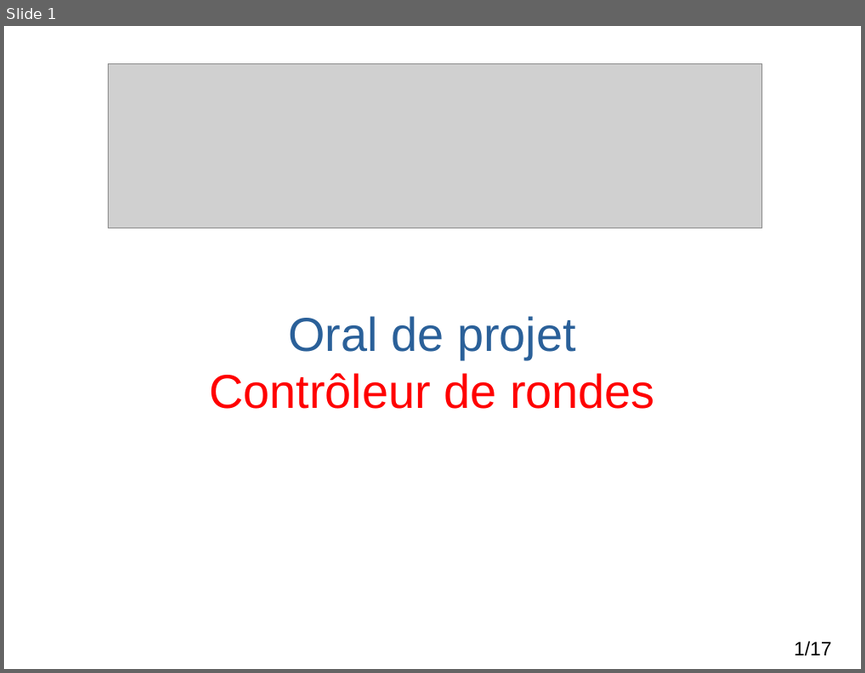
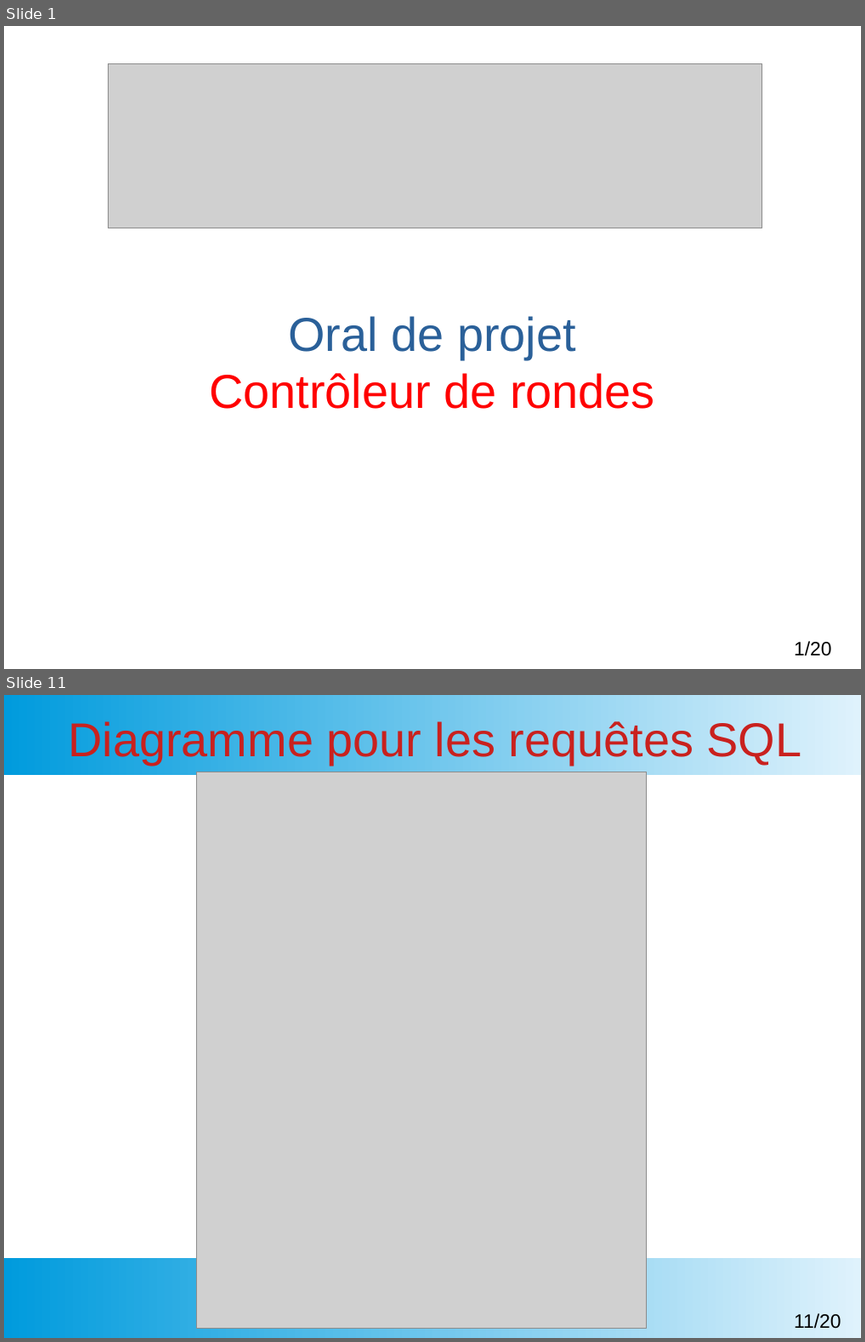
Before and after one commit to msoulard/ControleurDeRondes, a slide deck: Diapos/DiapoRevueFinal.odp. Shown one above the other, each under a label of ours: slide 1 before the commit, slides 1 and 11 after it; the slides between them are not shown. The pictures are 865x673 and 865x1342 pixels, drawn with LibreOffice and Linux fonts; fonts in the diff are those of the drawing; grey boxes stand for pictures; background and template pictures are left out. Boxes give left, top, right and bottom in pixels: in the first picture for what was removed or moved away, otherwise in the second. Text is boxed around its words. In the diff, an @@ line names an element or a change of style, - is before the commit and + after.

```diff
--- a/Diapos/DiapoRevueFinal.odp
+++ b/Diapos/DiapoRevueFinal.odp
@@ slide 11 added at <box>4,695,861,1338</box>, background #FFFFFF @@
@@ rectangle added at <box>4,695,861,775</box>, fill gradient #DFF2FC to #009BDD @@
@@ title added at <box>68,719,802,765</box>, 44 pt, text #C9211E @@
+Diagramme pour les requêtes SQL
@@ picture added at <box>197,771,647,1328</box> @@
@@ rectangle added at <box>4,1258,861,1338</box>, fill gradient #DFF2FC to #009BDD @@
@@ page number added at <box>794,1313,840,1328</box>, 18 pt, text #000000 @@
+11/20
@@ page number at <box>794,641,831,656</box>: text changed @@
-1/17
+1/20
```
Also in this commit, not shown: 8 slides changed, 3 other slides added, 1 slide removed, 53 other files.
